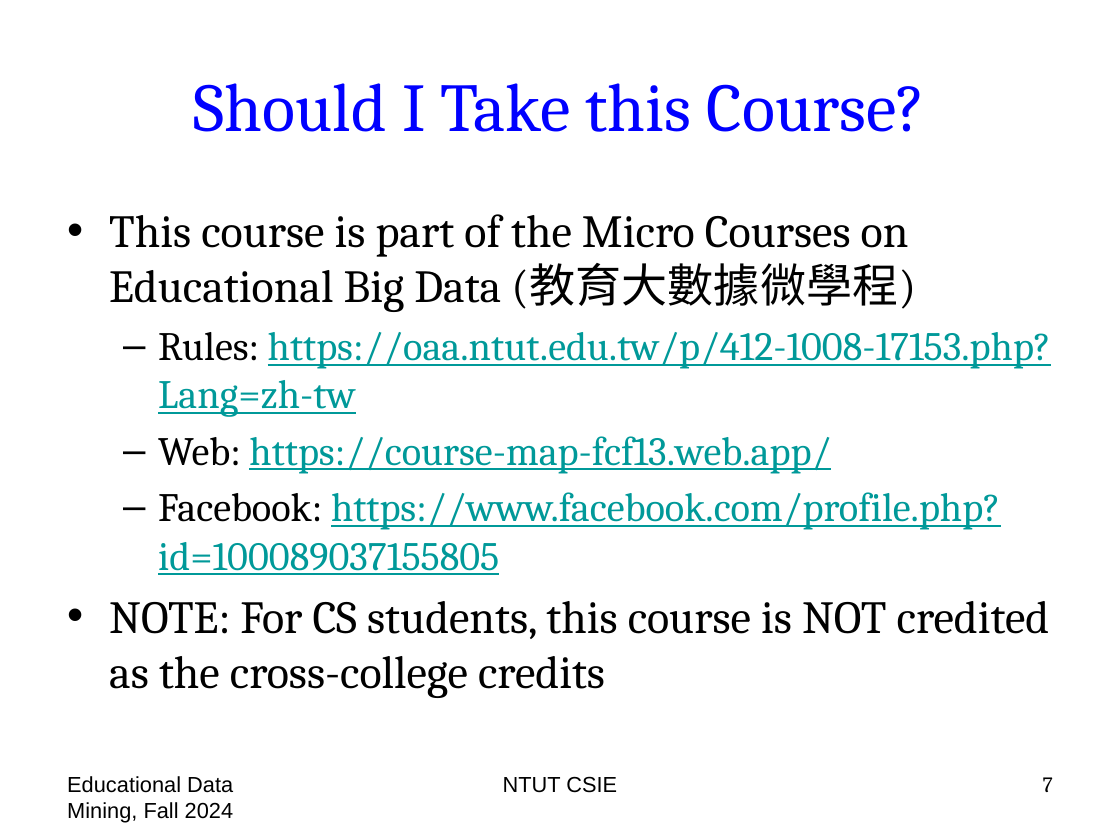
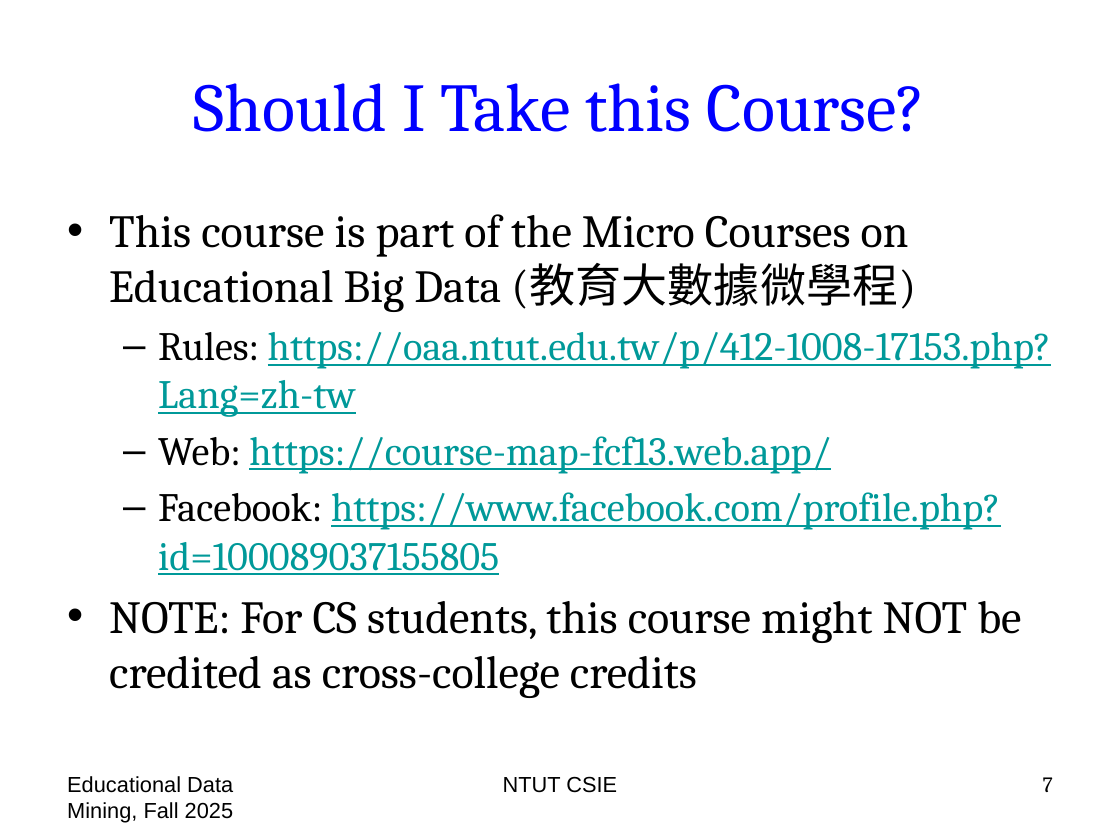
Before and after one commit to chriswjh/chriswjh.github.io, a slide deck: slide 7 of EDM/00-overview.pptx. Drawn at 1120x840 pixels with LibreOffice and Linux fonts; fonts in the diff are those of the drawing. Boxes give left, top, right and bottom in pixels: in the first picture for what was removed or moved away, otherwise in the second. Text is boxed around its words. In the diff, an @@ line names an element or a change of style, - is before the commit and + after.

```diff
--- a/EDM/00-overview.pptx
+++ b/EDM/00-overview.pptx
@@ text at box(109, 601, 1021, 698): text changed @@
-• NOTE: For CS students, this course is NOT credited as the cross-college credits
+• NOTE: For CS students, this course might NOT be credited as cross-college credits
@@ text at box(67, 776, 234, 823): text changed @@
-Educational Data Mining, Fall 2024
+Educational Data Mining, Fall 2025
```
Also in this commit, not shown: 32 other slides changed, 1 other file.
